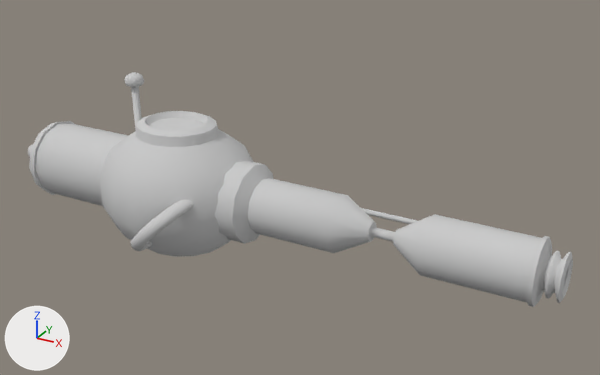
An edit to the FBX model Assets/ProjectResources/Models/Asset_canon.FBX, drawn before and after from the same camera.
The view is the same before and after, from a 50 mm camera at (1.97, -3.2, 1.74) aimed at (0.17, 0.08, 0.1). The axes (+X, +Y, +Z) are drawn at lower left. The lights are the same throughout. Where no turn or scale is listed for an object, it has been applied to the vertices.
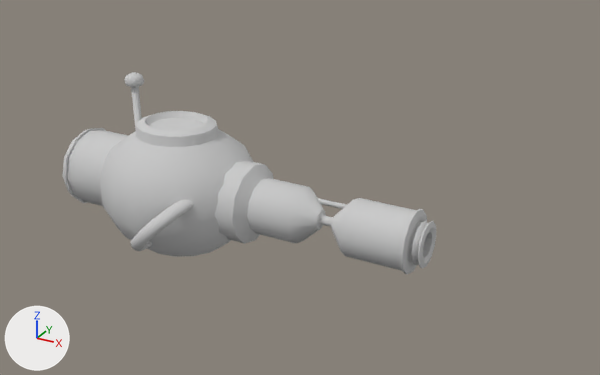
The newer file is also rescaled (x0.583) as a whole; pictures and numbers use the older file's frame.

Diff of the bpy script that builds the scene:
```diff
--- a/Assets/ProjectResources/Models/Asset_canon.FBX.py
+++ b/Assets/ProjectResources/Models/Asset_canon.FBX.py
@@ me_mesh @@
 me_mesh.from_pydata(...)  # 843 vertices, 740 faces; spans x -1.55..1.49, y -0.51..0.41, z -0.3..0.44
 # used by ob_cylinder008; location = (0.0, 0.0, 0.0)
+# me_mesh part 1: the loose piece of 144 vertices spanning x 0.0..1.39, y -0.15..0.15, z -0.15..0.15 is scaled about its middle by (0.613, 1, 1), then moved by (-0.31, 0.0, 0.0)
+# me_mesh part 2: the loose piece of 96 vertices spanning x 0.25..1.16, y 0.13..0.2, z -0.01..0.01 is scaled about its middle by (0.613, 1, 1), then moved by (-0.39, 0.0, 0.0)
+# me_mesh part 3: the loose piece of 144 vertices spanning x 1.13..1.49, y -0.11..0.11, z -0.11..0.11 is scaled about its middle by (0.665, 1, 1), then moved by (-0.55, 0.0, 0.0)
+# me_mesh part 4: the loose piece of 60 vertices spanning x -1.38..-0.83, y -0.22..0.22, z -0.22..0.22 is scaled about its middle by (0.755, 1, 1), then moved by (0.18, 0.0, 0.0)
 me_mesh.materials.append(mat_standardmaterial)
```

Pixel boxes [x1, y1, x2, y2] of what changed, in the pictures (600 x 375 px; the box of a moved part takes in the faces that stretch with it):
'Cylinder008', reshaped (32% narrower, 14% shorter)
    before: [28, 72, 573, 307]
    after: [63, 72, 436, 275]
part 1 of me_mesh, moved or reshaped
    before: [248, 178, 552, 307]
    after: [247, 178, 427, 275]
part 2 of me_mesh, moved or reshaped
    before: [361, 208, 418, 224]
    after: [318, 198, 346, 209]
part 3 of me_mesh, moved or reshaped
    before: [536, 248, 573, 303]
    after: [407, 221, 436, 268]
part 4 of me_mesh, moved or reshaped
    before: [29, 121, 129, 206]
    after: [63, 128, 129, 206]
